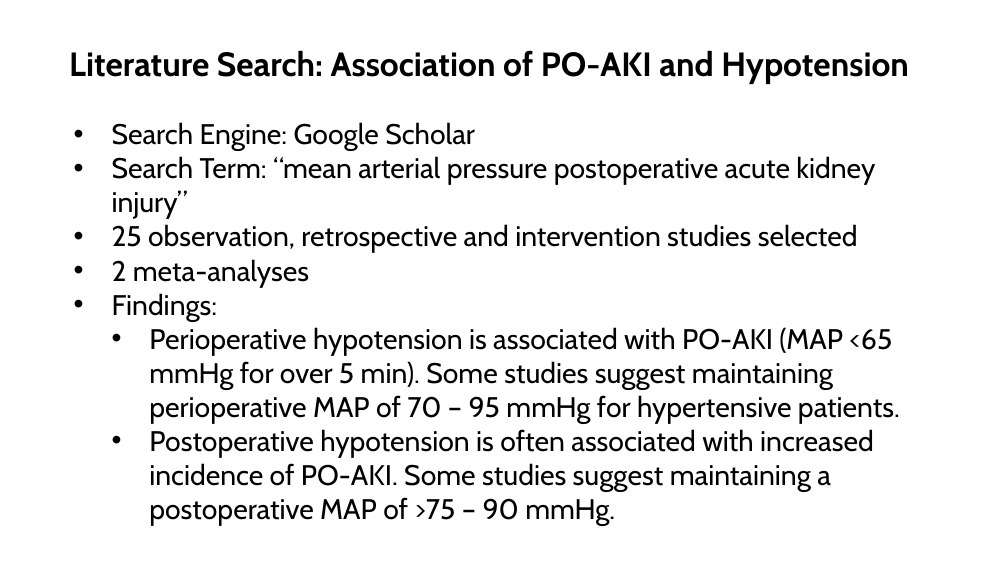
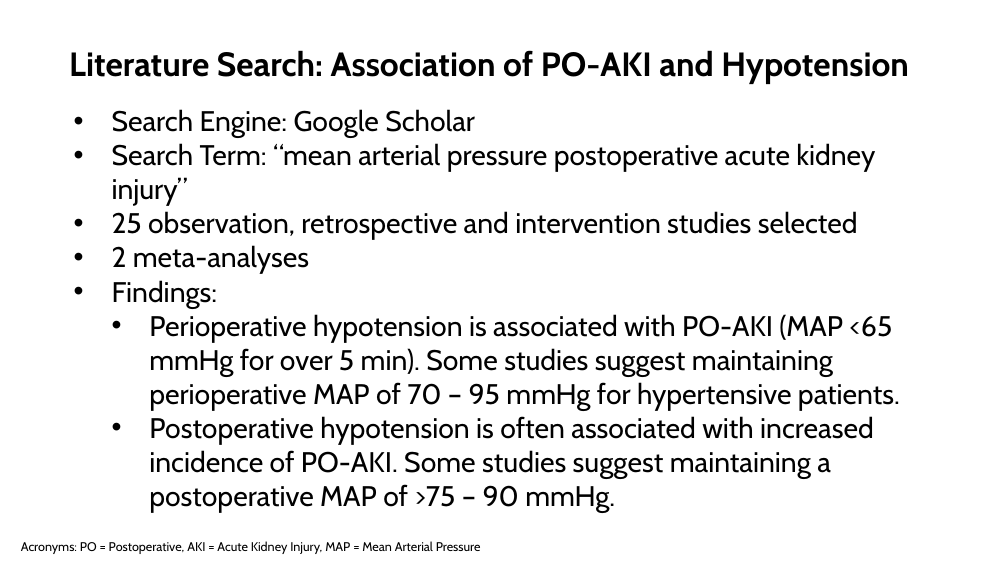
Before and after one commit to AngelJeriko/Juptyer-Janitors-Wrangling-project, a slide deck: slide 5 of final presentation.pptx. Drawn at 1008x567 pixels with LibreOffice and Linux fonts; fonts in the diff are those of the drawing. Boxes give left, top, right and bottom in pixels: in the first picture for what was removed or moved away, otherwise in the second. Text is boxed around its words. In the diff, an @@ line names an element or a change of style, - is before the commit and + after.

```diff
--- a/final presentation.pptx
+++ b/final presentation.pptx
@@ text "Search Engine: Google Scholar": place and size @@
-text "Search Engine: Google Scholar" at [112, 122, 900, 525]
+text "Search Engine: Google Scholar" at [112, 109, 900, 512]
@@ text added at [21, 541, 481, 554], 12 pt, text #000000 @@
+Acronyms: PO = Postoperative, AKI = Acute Kidney Injury, MAP = Mean Arterial Pressure
```
Also in this commit, not shown: 4 other slides changed, 1 other file.
